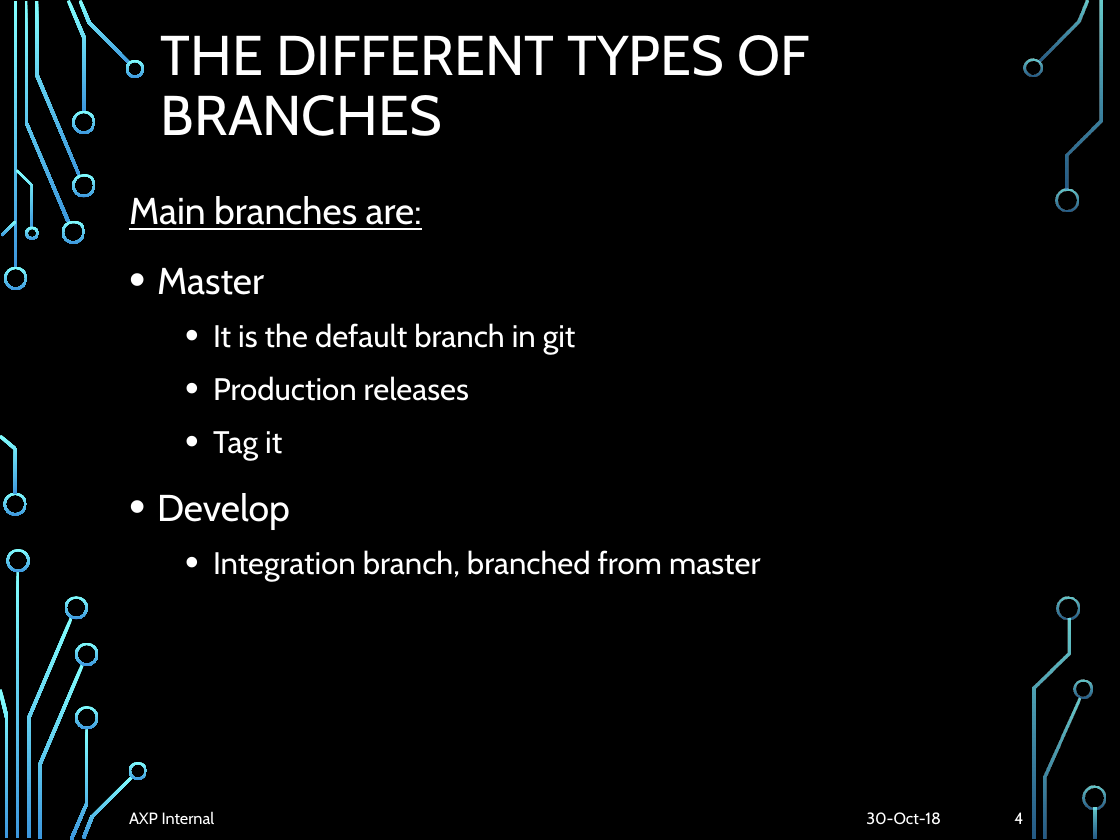
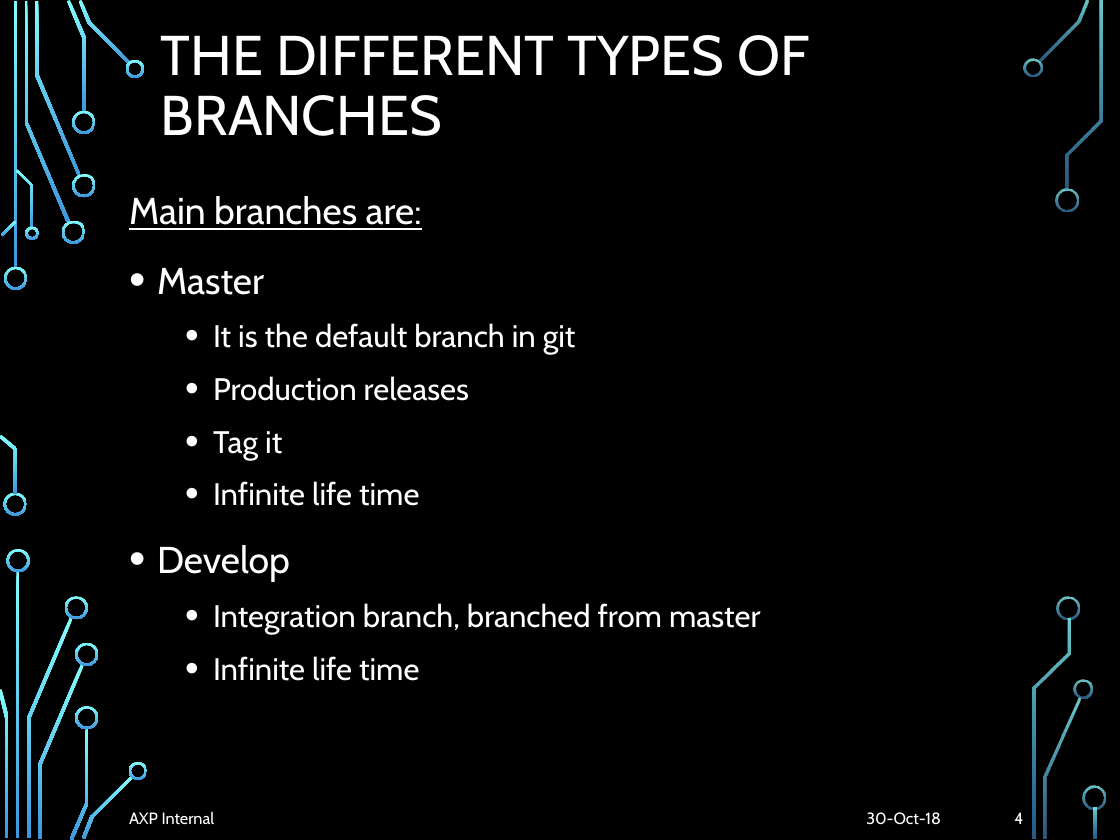
Before and after one commit to liyuan6006/GitStrategies, a slide deck: slide 4 of Branching.pptx. Drawn at 1120x840 pixels with LibreOffice and Linux fonts; fonts in the diff are those of the drawing; background and template pictures are left out. Boxes give left, top, right and bottom in pixels: in the first picture for what was removed or moved away, otherwise in the second. Text is boxed around its words. In the diff, an @@ line names an element or a change of style, - is before the commit and + after.

```diff
--- a/Branching.pptx
+++ b/Branching.pptx
@@ text at (213, 481, 419, 506): paragraph added @@
+  • Infinite life time
@@ text at (213, 656, 419, 681): paragraph added @@
+  • Infinite life time
```
Also in this commit, not shown: 3 other slides changed, 2 slides removed.
